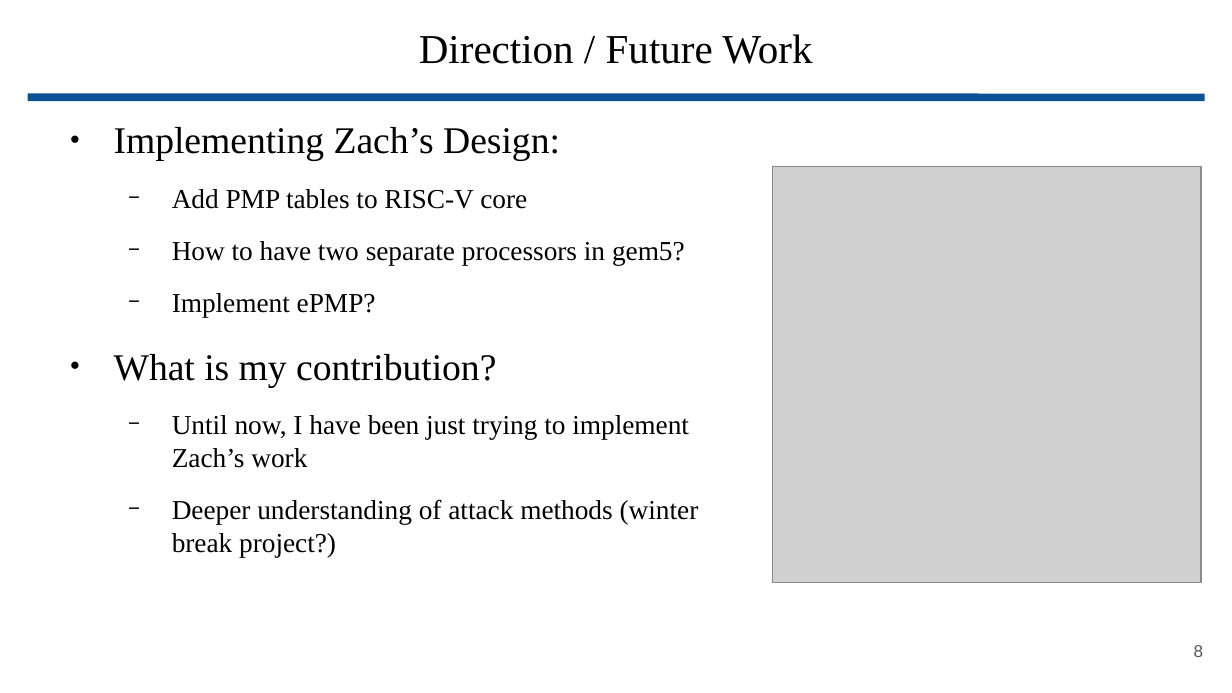
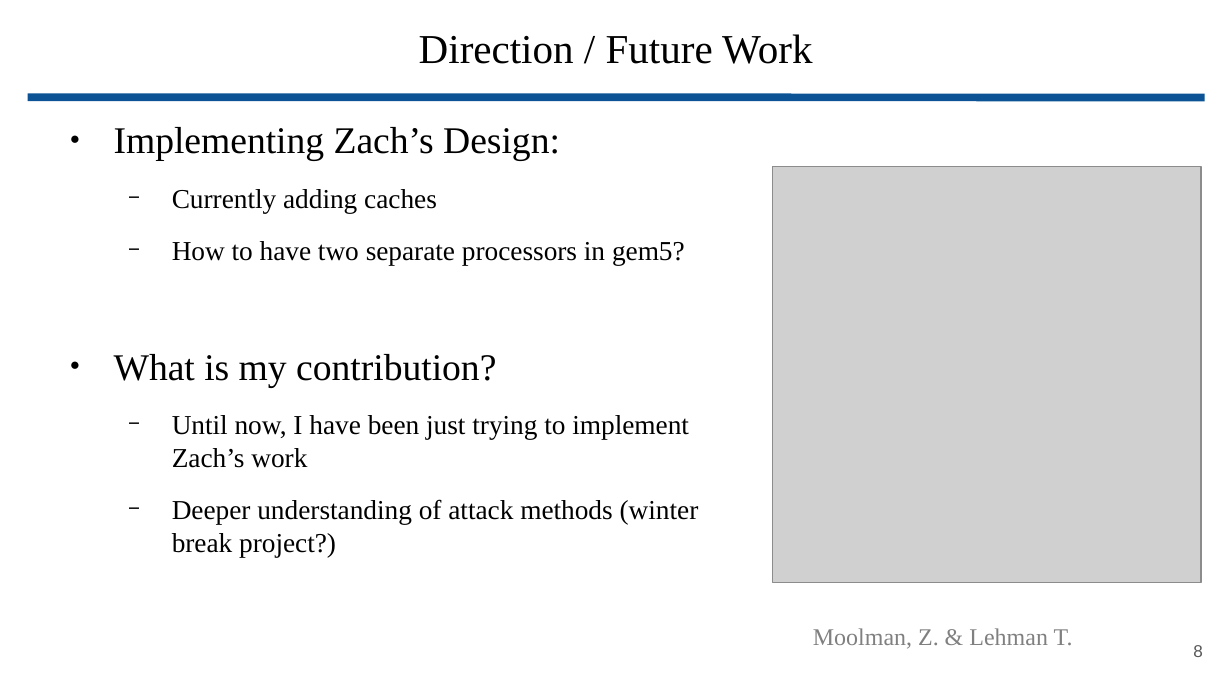
Before and after one commit to wbuz24/grad-research, a slide deck: slide 8 of presentations/update.11.15.pptx. Drawn at 1232x693 pixels with LibreOffice and Linux fonts; fonts in the diff are those of the drawing; grey boxes stand for pictures. Boxes give left, top, right and bottom in pixels: in the first picture for what was removed or moved away, otherwise in the second. Text is boxed around its words. In the diff, an @@ line names an element or a change of style, - is before the commit and + after.

```diff
--- a/presentations/update.11.15.pptx
+++ b/presentations/update.11.15.pptx
@@ text at [172, 189, 437, 213]: text changed @@
-  − Add PMP tables to RISC-V core
+  − Currently adding caches
@@ text at [172, 293, 376, 317]: paragraph removed @@
-  − Implement ePMP?
@@ text added at [813, 628, 1073, 649], 14 pt, text #808080 @@
+Moolman, Z. & Lehman T.
```
Also in this commit, not shown: 2 other slides changed, 1 other file.
